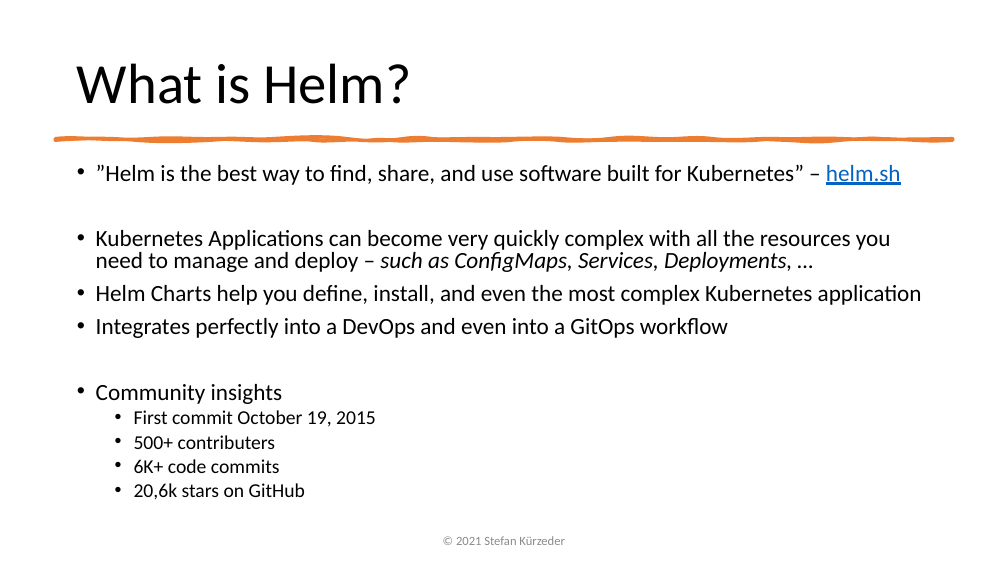
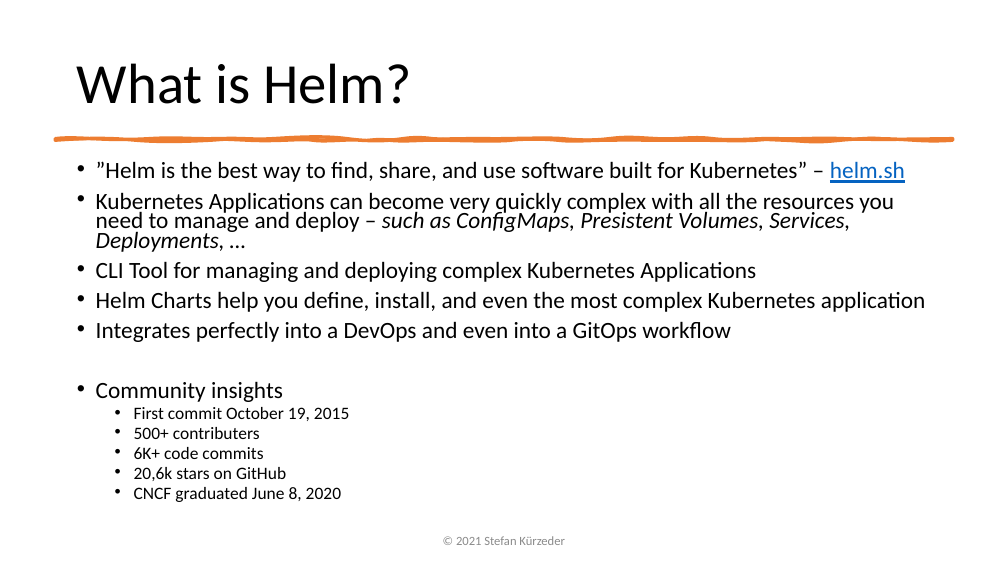
Before and after one commit to StiviiK/helm-handson, a slide deck: slide 3 of docs/Presentation-Helm.pptx. Drawn at 1008x567 pixels with LibreOffice and Linux fonts; fonts in the diff are those of the drawing. Boxes give left, top, right and bottom in pixels: in the first picture for what was removed or moved away, otherwise in the second. Text is boxed around its words. In the diff, an @@ line names an element or a change of style, - is before the commit and + after.

```diff
--- a/docs/Presentation-Helm.pptx
+++ b/docs/Presentation-Helm.pptx
@@ text at (96,161,925,481): size 22.1 to 22.2 pt in "”Helm is the best way to find, ...", "Helm Charts help you define, install, and ...", "Integrates perfectly into a DevOps and even ...", "Community insights"; size 18.7 to 16.6 pt in "First commit October 19, 2015", "500+ contributers", "6K+ code commits", "20,6k stars on GitHub"; line spacing 0.8 to 0.7 @@
@@ text at (96,192,894,282): text changed; size 22.1 to 22.2 pt @@
-• Kubernetes Applications can become very quickly complex with all the resources you need to manage and deploy – such as ConfigMaps, Services, Deployments, …
+• Kubernetes Applications can become very quickly complex with all the resources you need to manage and deploy – such as ConfigMaps, Presistent Volumes, Services, Deployments, …
+• CLI Tool for managing and deploying complex Kubernetes Applications
@@ text at (134,487,341,502): paragraph added @@
+  • CNCF graduated June 8, 2020
```
Also in this commit, not shown: 2 other slides changed, 3 other files.
